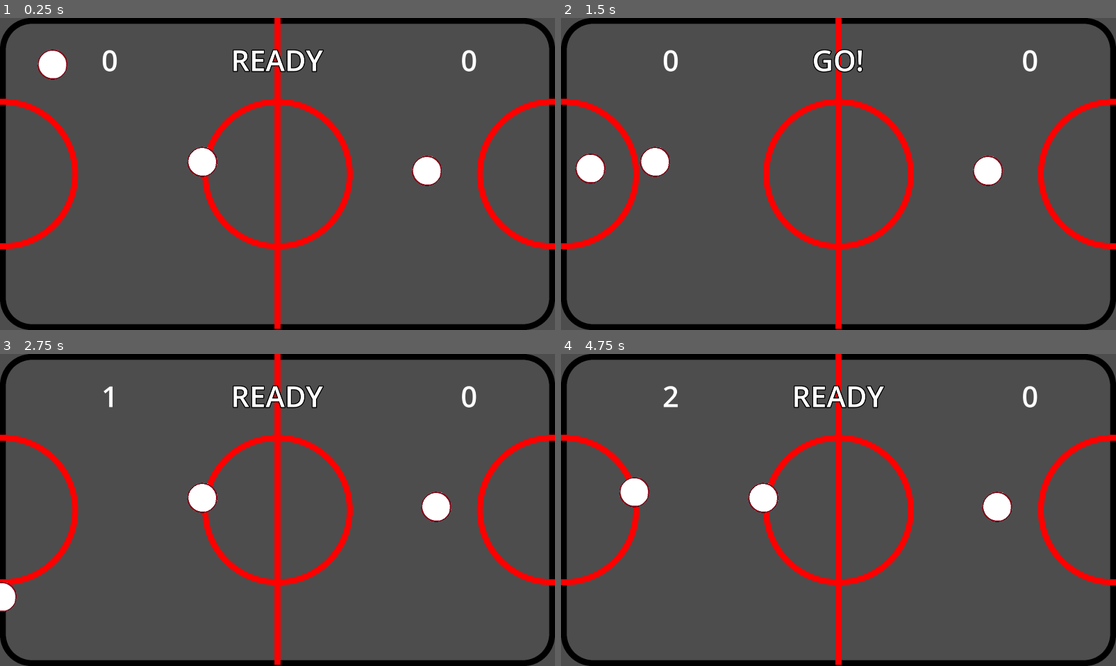
Above: before the commit, frames 1-4 (two rows, left to right).
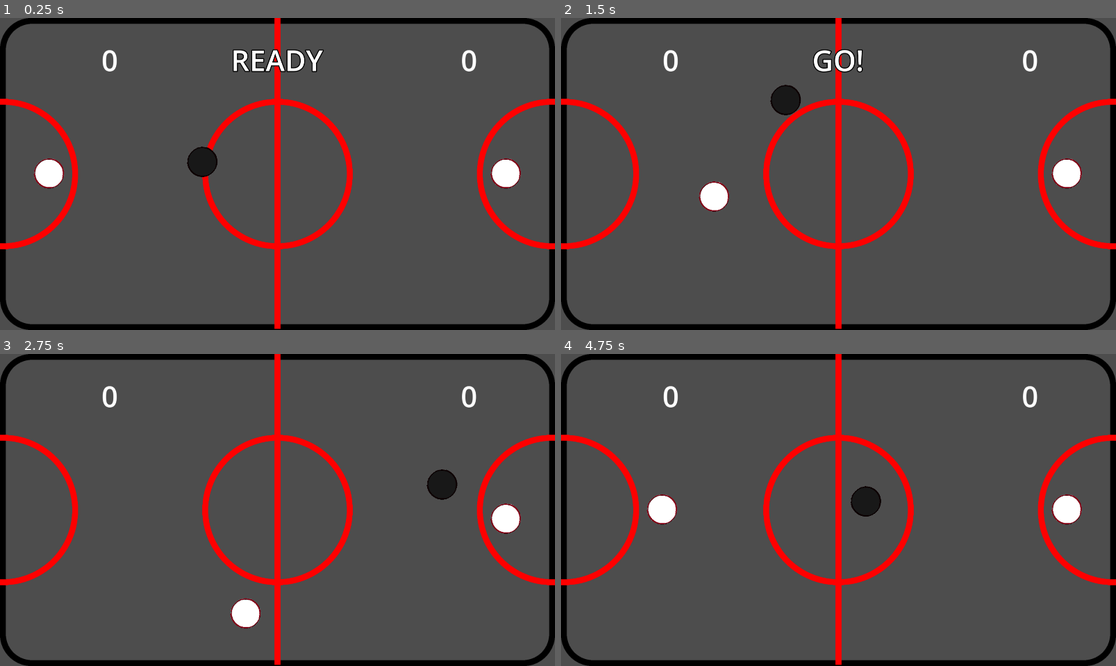
Above: after the commit, the same moments.

Repository: SingleArity/CoffeeTableAirHockey
Game: Godot game, scene res://Scenes/Game.tscn
Two runs of this game, one before a commit and one after it. Both use one fixed random seed, a clock stepped at 60 frames per second and the inputs below.
Inputs:
- Up to frame 1 (0.25 s): no input
- Up to frame 2 (1.5 s): tap Enter (ui_accept) at 0.5, 0.77 s; hold G (move_right) 0.53-1.28 s; tap K (block) at 0.6 s; tap V (block_p2) at 0.8, 1.35 s; hold F (move_back) from 1.28 s (still down)
- Up to frame 3 (2.75 s): tap Enter (ui_accept) at 1.52 s; tap Down (move_back_p2) at 1.55, 2.1 s; release F (move_back) at 2.03 s; hold G (move_right) from 2.03 s (still down); tap Up (move_forward_p2) at 2.3 s
- Up to frame 4 (4.75 s): release G (move_right) at 2.78 s; hold R (move_forward) 2.78-3.53 s; tap Up (move_forward_p2) at 2.85 s; tap Enter (ui_accept) at 3.02, 3.77, 4.52 s; tap Left (move_left_p2) at 3.05, 3.6 s; hold D (move_left) from 3.53 s (still down); tap Right (move_right_p2) at 3.8, 4.35 s; tap S (power) at 4.55 s

The runs differ from the first frame. In frame 1, 2.1% of the frame differs, in the area x 6-94%, y 10-55%; in frame 2, 2.5%; in frame 3, 3.1%; in frame 4, 3.3%, in the area x 10-94%, y 10-55%.

Commit message:
some player reset stuff

Diff:
--- a/Scenes/Game.tscn
+++ b/Scenes/Game.tscn
@@ -6,7 +6,8 @@
 [ext_resource type="Texture2D" uid="uid://c0ex6v8ar78vd" path="res://Sprites/puck.bmp" id="2_sbewx"]
 [ext_resource type="Script" path="res://Scripts/table.gd" id="4_0umfb"]
 [ext_resource type="Script" path="res://Scripts/mallet.gd" id="4_ru7yk"]
-[ext_resource type="PackedScene" path="res://Scenes/chevron.tscn" id="7_f6tdj"]
+[ext_resource type="PackedScene" uid="uid://crka4338hy8ln" path="res://Scenes/chevron.tscn" id="7_f6tdj"]
+[ext_resource type="PackedScene" uid="uid://do7q6urpwl06e" path="res://Scenes/blocker.tscn" id="8_k2qgw"]
 
 [sub_resource type="PhysicsMaterial" id="PhysicsMaterial_b48tr"]
 friction = 0.0
@@ -78,13 +79,14 @@
 
 [node name="Game" type="Node2D"]
 script = ExtResource("1_r0ebw")
-
-[node name="Puck" type="Node2D" parent="."]
+computer_mode = true
+
+[node name="Puck" type="Node2D" parent="." groups=["puck"]]
 z_index = 1
 position = Vector2(500, 500)
 script = ExtResource("1_qv72c")
 
-[node name="RigidPhysics" type="RigidBody2D" parent="Puck"]
+[node name="RigidPhysics" type="RigidBody2D" parent="Puck" groups=["puck"]]
 collision_mask = 7
 physics_material_override = SubResource("PhysicsMaterial_b48tr")
 gravity_scale = 0.0
@@ -95,6 +97,7 @@
 shape = SubResource("CircleShape2D_uh7by")
 
 [node name="PuckSprite" type="Sprite2D" parent="Puck/RigidPhysics"]
+modulate = Color(0.0962047, 0.0962048, 0.0962047, 1)
 z_index = 1
 material = SubResource("CanvasItemMaterial_eaksn")
 texture = ExtResource("2_sbewx")
@@ -170,10 +173,13 @@
 horizontal_alignment = 1
 
 [node name="Mallet_P1" type="AnimatableBody2D" parent="."]
-position = Vector2(182, 163)
+position = Vector2(170, 540)
 script = ExtResource("4_ru7yk")
 chevron_scene = ExtResource("7_f6tdj")
+blocker_scene = ExtResource("8_k2qgw")
+min_x = null
 max_x = 960
+player = null
 
 [node name="AnimatedSprite2D" type="AnimatedSprite2D" parent="Mallet_P1"]
 sprite_frames = SubResource("SpriteFrames_iesco")
@@ -190,9 +196,10 @@
 wait_time = 2.0
 
 [node name="Mallet_P2" type="AnimatableBody2D" parent="."]
-position = Vector2(1477, 531)
+position = Vector2(1750, 531)
 script = ExtResource("4_ru7yk")
 chevron_scene = ExtResource("7_f6tdj")
+blocker_scene = ExtResource("8_k2qgw")
 min_x = 960
 max_x = 1920
 player = 1
--- /dev/null
+++ b/Scenes/blocker.tscn
@@ -0,0 +1,39 @@
+[gd_scene load_steps=6 format=3 uid="uid://do7q6urpwl06e"]
+
+[ext_resource type="Script" path="res://Scripts/blocker.gd" id="1_e0jr5"]
+[ext_resource type="Texture2D" uid="uid://c0ex6v8ar78vd" path="res://Sprites/puck.bmp" id="1_ttq3o"]
+
+[sub_resource type="AtlasTexture" id="AtlasTexture_wyw7f"]
+atlas = ExtResource("1_ttq3o")
+region = Rect2(0, 0, 107, 113)
+
+[sub_resource type="SpriteFrames" id="SpriteFrames_v8ynu"]
+animations = [{
+"frames": [{
+"duration": 1.0,
+"texture": SubResource("AtlasTexture_wyw7f")
+}],
+"loop": true,
+"name": &"default",
+"speed": 5.0
+}]
+
+[sub_resource type="CircleShape2D" id="CircleShape2D_00rbj"]
+radius = 100.0
+
+[node name="Blocker" type="Node2D"]
+script = ExtResource("1_e0jr5")
+
+[node name="AnimatedSprite2D" type="AnimatedSprite2D" parent="."]
+modulate = Color(1, 1, 1, 0.2)
+position = Vector2(-1, 5)
+scale = Vector2(2, 2)
+sprite_frames = SubResource("SpriteFrames_v8ynu")
+
+[node name="Area2D" type="Area2D" parent="."]
+
+[node name="CollisionShape2D" type="CollisionShape2D" parent="Area2D"]
+shape = SubResource("CircleShape2D_00rbj")
+
+[connection signal="body_entered" from="Area2D" to="." method="_on_area_2d_body_entered"]
+[connection signal="body_exited" from="Area2D" to="." method="_on_area_2d_body_exited"]
--- /dev/null
+++ b/Scripts/blocker.gd
@@ -0,0 +1,27 @@
+extends Node2D
+
+
+# Called when the node enters the scene tree for the first time.
+func _ready() -> void:
+	pass # Replace with function body.
+
+
+# Called every frame. 'delta' is the elapsed time since the previous frame.
+func _process(delta: float) -> void:
+	pass
+
+
+func _on_area_2d_body_entered(body: Node2D) -> void:
+	print("something entered")
+	if(body.is_in_group("puck")):
+		slow_puck(body)
+
+func slow_puck(puck):
+	print("slowing puck")
+	puck.linear_damp = 10
+
+
+func _on_area_2d_body_exited(body: Node2D) -> void:
+	print("something exited")
+	if(body.is_in_group("puck")):
+		body.linear_damp = 0.0
--- a/Scripts/game_script.gd
+++ b/Scripts/game_script.gd
@@ -1,11 +1,14 @@
 extends Node
 
+@export var computer_mode: bool
+
 # States in the game state machine
-enum GameState {
-	READY,
-	PLAY,
-	WIN
-}
+#enum GameState {
+	#READY,
+	#PLAY,
+	#WIN
+#}
+const GameState = preload("res://Scripts/game_state.gd")
 
 # Current state of the game
 var current_state = GameState.READY
@@ -18,6 +21,9 @@
 @onready var main_label = $Display/Main
 @onready var player1_score_label = $Display/ScoreP1
 @onready var player2_score_label = $Display/ScoreP2
+
+@onready var p1 = $Mallet_P1
+@onready var p2 = $Mallet_P2
 
 func _ready():
 	# Initialize the game in READY state
@@ -38,6 +44,12 @@
 		GameState.READY:
 			# Lock player input
 			lock_player_input()
+
+			# Reset player positions and zero input
+			p1.position = Vector2(170,540)
+			p1.current_move_speed = 0
+			p2.position = Vector2(1750,540)
+			p2.current_move_speed = 0
 
 			# Display READY text
 			main_label.text = "READY"
--- /dev/null
+++ b/Scripts/game_state.gd
@@ -0,0 +1,5 @@
+enum {
+	READY,
+	PLAY,
+	WIN
+}
--- a/Scripts/mallet.gd
+++ b/Scripts/mallet.gd
@@ -1,10 +1,15 @@
 extends Node2D
+
+@onready var game = get_node("/root/Game")
+
+const GameState = preload("res://Scripts/game_state.gd")
 
 const MOVE_SPEED_NORMAL = 8
 const MOVE_SPEED_POWER = 3
 const MAX_POWER_LVL = 5
 
 @export var chevron_scene: PackedScene
+@export var blocker_scene: PackedScene
 
 @export var min_x: int
 @export var max_x: int
@@ -15,6 +20,9 @@
 var move_vertical = Input.get_joy_axis(0, JOY_AXIS_LEFT_X)
 var move_horizontal = Input.get_joy_axis(0, JOY_AXIS_LEFT_Y)
 
+var block_active: bool = false
+var blocker
+
 var current_move_speed = 8
 
 var power_is_held
@@ -24,20 +32,31 @@
 var kb_input = true
 
 var current_input_map
-#currently arrays, should be dicts, so we can just reference input by name
+#currently arrays, should be dicts? so we can just reference input by name
 var input_map_p1 = ["move_left","move_right","move_forward","move_back","power","block"]
+var input_map_p1_comp_mode = ["move_forward","move_back","move_right","move_left","power","block"]
 var input_map_p2 = ["move_right_p2","move_left_p2","move_back_p2","move_forward_p2","power_p2","block_p2"]
+var input_map_p2_comp_mode = ["move_forward_p2","move_back_p2","move_right_p2","move_left_p2","power_p2","block_p2"]
+
+var power_times = [.1,.3,.5,.8,1.0,1.2]
 
 # Called when the node enters the scene tree for the first time.
 func _ready() -> void:
 	SignalBus.lock_player.connect(_on_lock_player_input)
 	if(player == 0):
-		current_input_map = input_map_p1
+		if(game.computer_mode):
+			current_input_map = input_map_p1_comp_mode
+		else:
+			current_input_map = input_map_p1
 	elif(player == 1):
-		current_input_map = input_map_p2
+		if(game.computer_mode):
+			current_input_map = input_map_p2_comp_mode
+		else:
+			current_input_map = input_map_p2
 
 func _input(event: InputEvent) -> void:
-	print(event.device)
+	pass
+	#print(event.device)
 
 # Called every frame. 'delta' is the elapsed time since the previous frame.
 func _process(delta: float) -> void:
@@ -56,7 +75,19 @@
 	else:
 		current_move_speed = MOVE_SPEED_NORMAL
 
+	if(Input.is_action_pressed(current_input_map[5])):
+		if(!block_active):
+			block_active = true
+			blocker = blocker_scene.instantiate()
+			add_child(blocker)
+	else:
+		if(block_active && Input.is_action_just_released(current_input_map[5])):
+			block_active = false
+			blocker.queue_free()
+
+
 	if(Input.is_action_just_pressed(current_input_map[4])):
+		$PowerTimer.wait_time = power_times[power_lvl]
 		$PowerTimer.start()
 
 	if(Input.is_action_just_released(current_input_map[4])):
@@ -70,13 +101,18 @@
 		$PowerTimer.stop()
 		power_lvl = 0
 
+
+
 	#print("x: ", move_vertical)
 	#print("y: ", move_horizontal)
 
 func _physics_process(delta: float) -> void:
-
 	var move_amt = Vector2(move_horizontal * -1, move_vertical) * current_move_speed
 	var oob = outside_move_boundaries(move_amt)
+
+	#don't process player movement if not in "play" state
+	if(game.current_state != GameState.PLAY):
+		return
 	if(!oob):
 		#actually move if not out of bounds
 		global_position += Vector2(move_horizontal * -1, move_vertical) * current_move_speed
@@ -102,6 +138,7 @@
 		$Chevrons.add_child(chev)
 		chev.offset.x = 80 + (40 * power_lvl)
 		power_lvl += 1
+		$PowerTimer.wait_time = power_times[power_lvl]
 
 func _on_cooldown_timer_timeout() -> void:
 	can_control = true
--- a/project.godot
+++ b/project.godot
@@ -23,6 +23,15 @@
 
 window/size/viewport_width=1920
 window/size/viewport_height=1080
+window/size/mode=4
+
+[dotnet]
+
+project/assembly_name="AirHockey"
+
+[global_group]
+
+puck=""
 
 [input]
 
Not shown: 1 places in Scenes/Game.tscn that only renumber resources
Not shown, changed: export_presets.cfg
